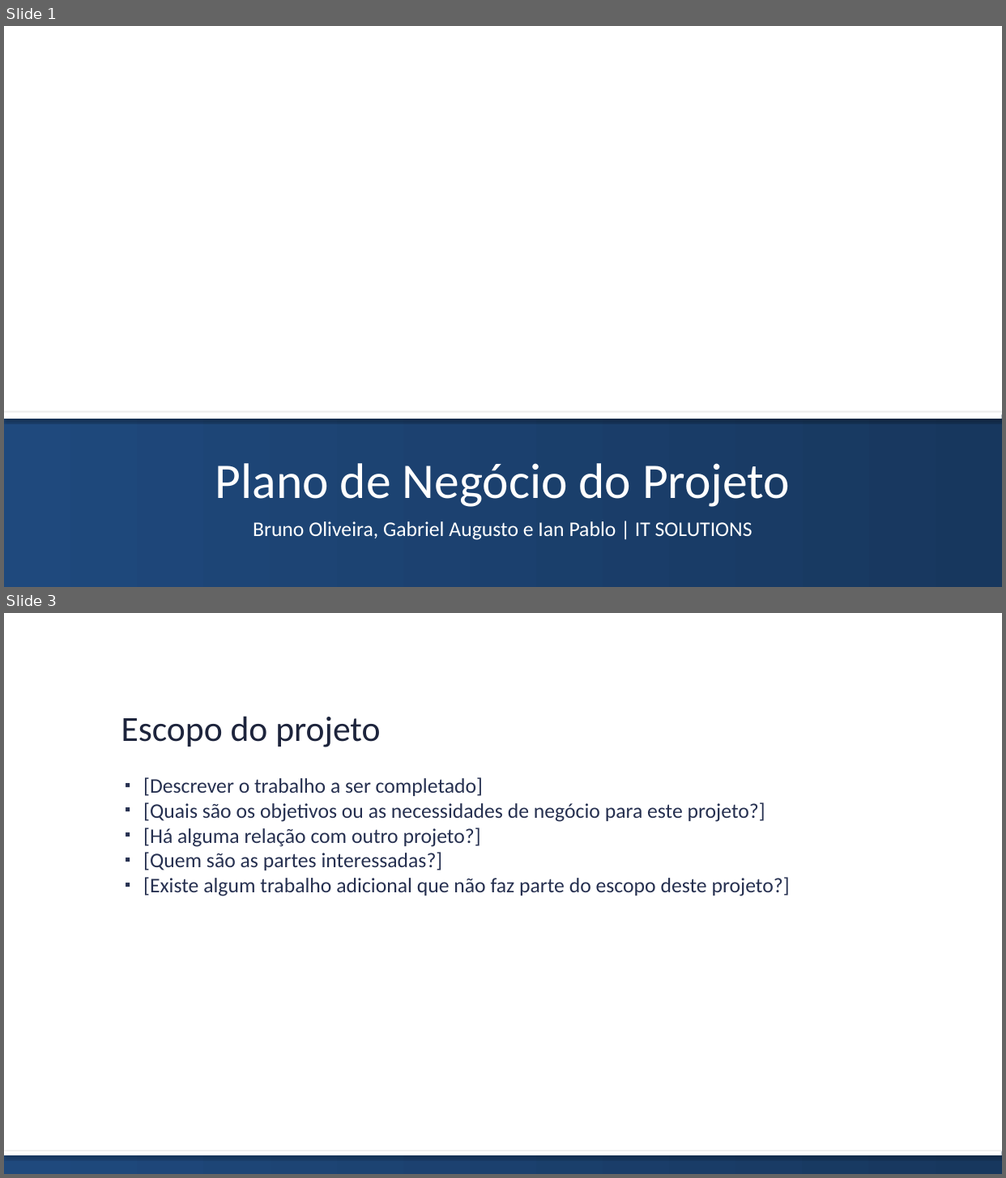
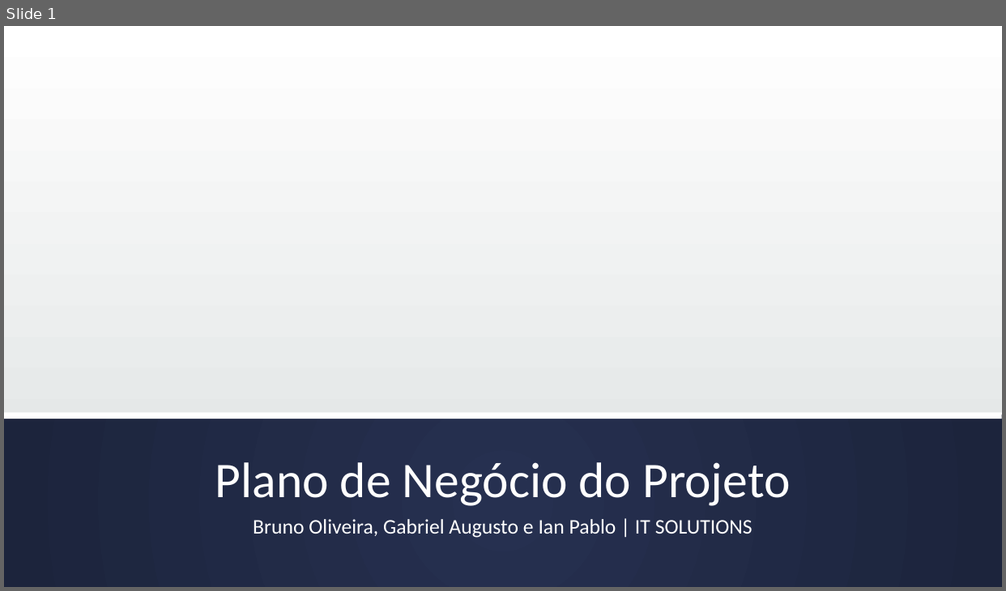
Before and after one commit to brunoedu/gestaoprojetos, a slide deck: Apresentação do projeto FINAL.pptx. Shown one above the other, each under a label of ours: slides 1 and 3 before the commit, slide 1 after it; the slides between them are not shown. The pictures are 1006x1178 and 1006x591 pixels, drawn with LibreOffice and Linux fonts; fonts in the diff are those of the drawing; background and template pictures are left out. Boxes give left, top, right and bottom in pixels: in the first picture for what was removed or moved away, otherwise in the second. Text is boxed around its words. In the diff, an @@ line names an element or a change of style, - is before the commit and + after.

```diff
--- a/Apresentação do projeto FINAL.pptx
+++ b/Apresentação do projeto FINAL.pptx
@@ slide 3 removed at (4,613,1002,1174), background #FFFFFF @@
@@ text removed at (121,716,380,747) @@
-Escopo do projeto
@@ text removed at (143,777,790,897) @@
-▪ [Descrever o trabalho a ser completado]
-▪ [Quais são os objetivos ou as necessidades de negócio para este projeto?]
-▪ [Há alguma relação com outro projeto?]
-▪ [Quem são as partes interessadas?]
-▪ [Existe algum trabalho adicional que não faz parte do escopo deste projeto?]
@@ rectangle removed at (4,1152,1002,1174) @@
@@ rectangle removed at (4,1152,1002,1156) @@
@@ slide 1 changed as well @@
@@ background #FFFFFF to gradient #FFFFFF to #E5E8E8 to #CDD2D2 @@
@@ rectangle at (4,413,1002,419): shadow off @@
@@ rectangle at (4,416,1002,587): fill gradient #1F497D to #17375E to gradient #263050 to #1D243C @@
@@ title "Plano de Negócio do Projeto" at (215,463,790,506): line spacing 1 to 0.9 @@
@@ subtitle "Bruno Oliveira, Gabriel Augusto e ..." at (253,519,752,538): line spacing 1 to 0.9 @@
```
Also in this commit, not shown: 12 other slides changed, 3 slides added, 2 other slides removed.
